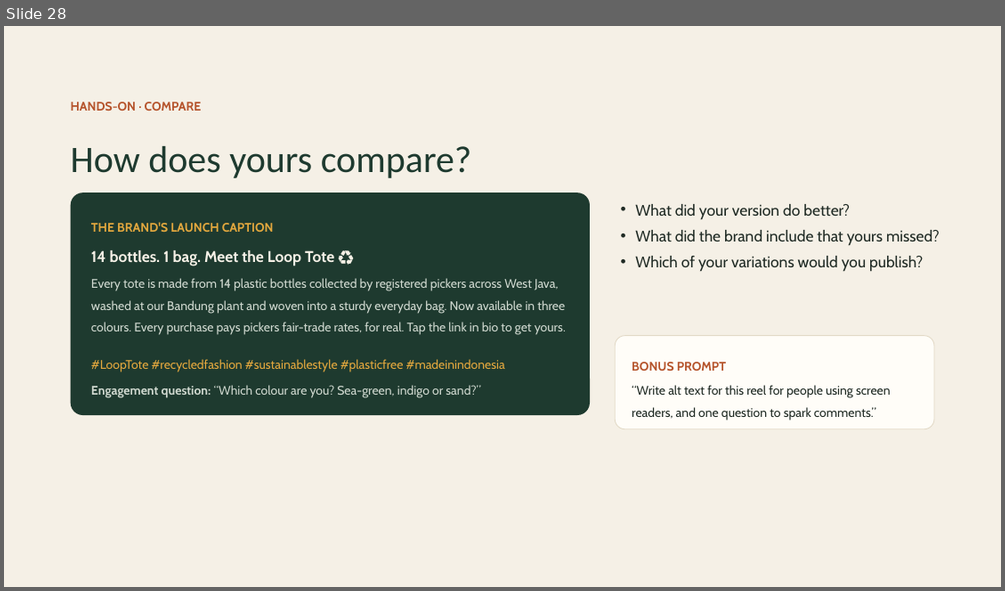
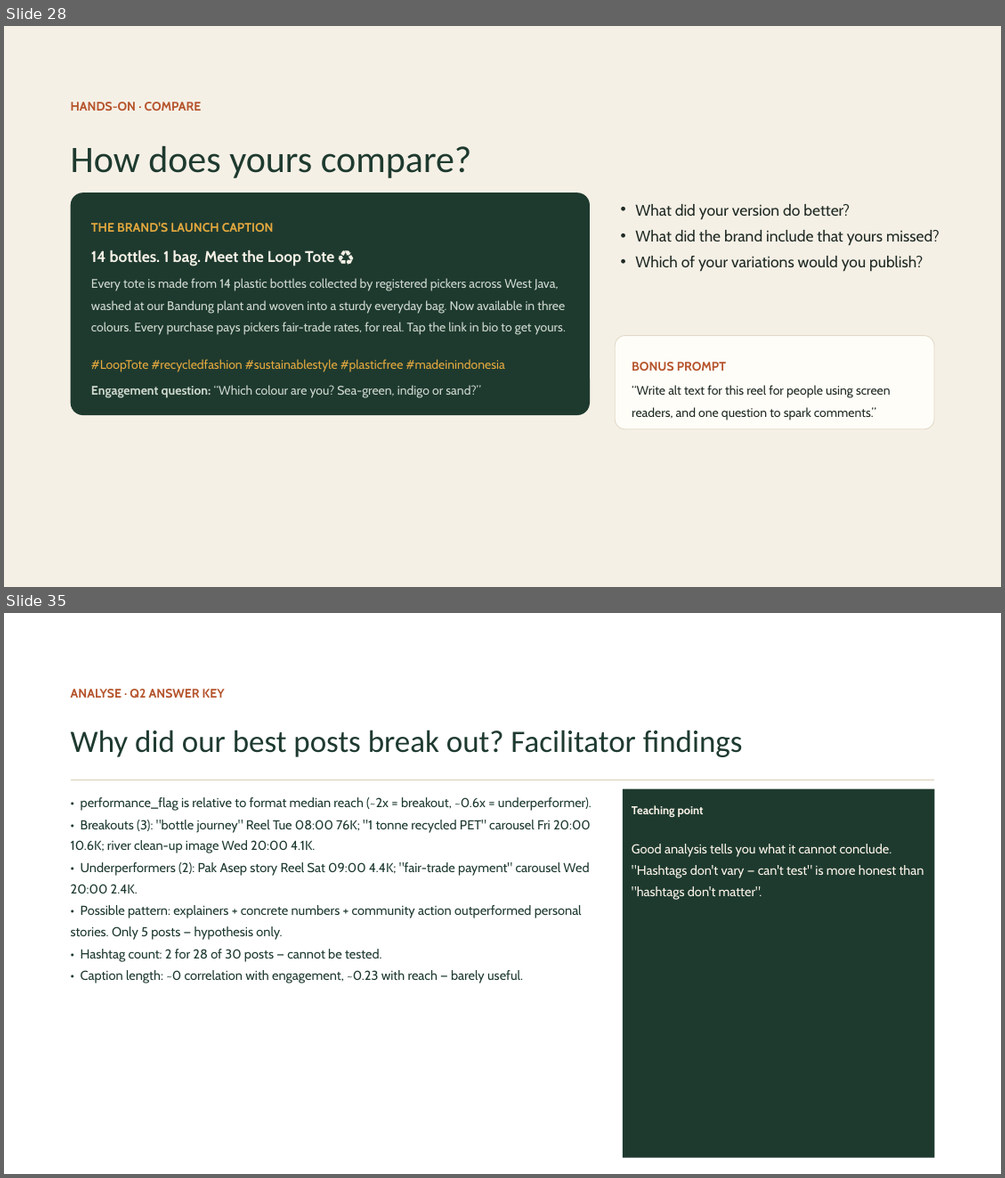
Before and after one commit to itsbharathp/LoopCycle, a slide deck: Prestentations/AI for Content Creation — The Basics.pptx. Shown one above the other, each under a label of ours: slide 28 before the commit, slides 28 and 35 after it; the slides between them are not shown. The pictures are 1005x591 and 1005x1178 pixels, drawn with LibreOffice and Linux fonts; fonts in the diff are those of the drawing. Boxes give left, top, right and bottom in pixels: in the first picture for what was removed or moved away, otherwise in the second. Text is boxed around its words. In the diff, an @@ line names an element or a change of style, - is before the commit and + after.

Commit message:
Add Part Four Analyse workshop section and GitHub Pages site
- PPTX: add 15 new slides for Part Four (5 AI analysis questions with
  prompt + answer-key pairs, setup, shared context, and wrap-up slides)
- PPTX: rebuilt from clean original to fix corrupt OOXML structure
- docs/index.html: single-file GitHub Pages slide deck of all 44 slides
  with keyboard/swipe navigation, URL hash deep-linking, and responsive layout

```diff
--- a/Prestentations/AI for Content Creation — The Basics.pptx
+++ b/Prestentations/AI for Content Creation — The Basics.pptx
@@ slide 35 added at (4, 613, 1001, 1174), background #FFFFFF @@
@@ text added at (71, 689, 225, 698), 12 pt, text #B5532B, bold @@
+ANALYSE · Q2 ANSWER KEY
@@ text added at (71, 730, 743, 757), 30 pt, text #1E3A2F @@
+Why did our best posts break out? Facilitator findings
@@ line added from (71, 779) to (934, 779), #D9CDB6 1 pt @@
@@ text added at (71, 797, 591, 983), 12.5 pt, text #1E3A2F @@
+• performance_flag is relative to format median reach (~2x = breakout, ~0.6x = underperformer).
+• Breakouts (3): "bottle journey" Reel Tue 08:00 76K; "1 tonne recycled PET" carousel Fri 20:00 10.6K; river clean-up image Wed 20:00 4.1K.
+• Underperformers (2): Pak Asep story Reel Sat 09:00 4.4K; "fair-trade payment" carousel Wed 20:00 2.4K.
+• Possible pattern: explainers + concrete numbers + community action outperformed personal stories. Only 5 posts — hypothesis only.
+• Hashtag count: 2 for 28 of 30 posts — cannot be tested.
+• Caption length: ~0 correlation with engagement, ~0.23 with reach — barely useful.
@@ rectangle added at (623, 788, 934, 1158), fill #1E3A2F @@
@@ text added at (631, 805, 924, 900), 12.5 pt, text #FBF3E8 @@
+Teaching point
+Good analysis tells you what it cannot conclude. "Hashtags don't vary — can't test" is more honest than "hashtags don't matter".
```
Also in this commit, not shown: 14 other slides added, 1 slide removed, 1 other file.
